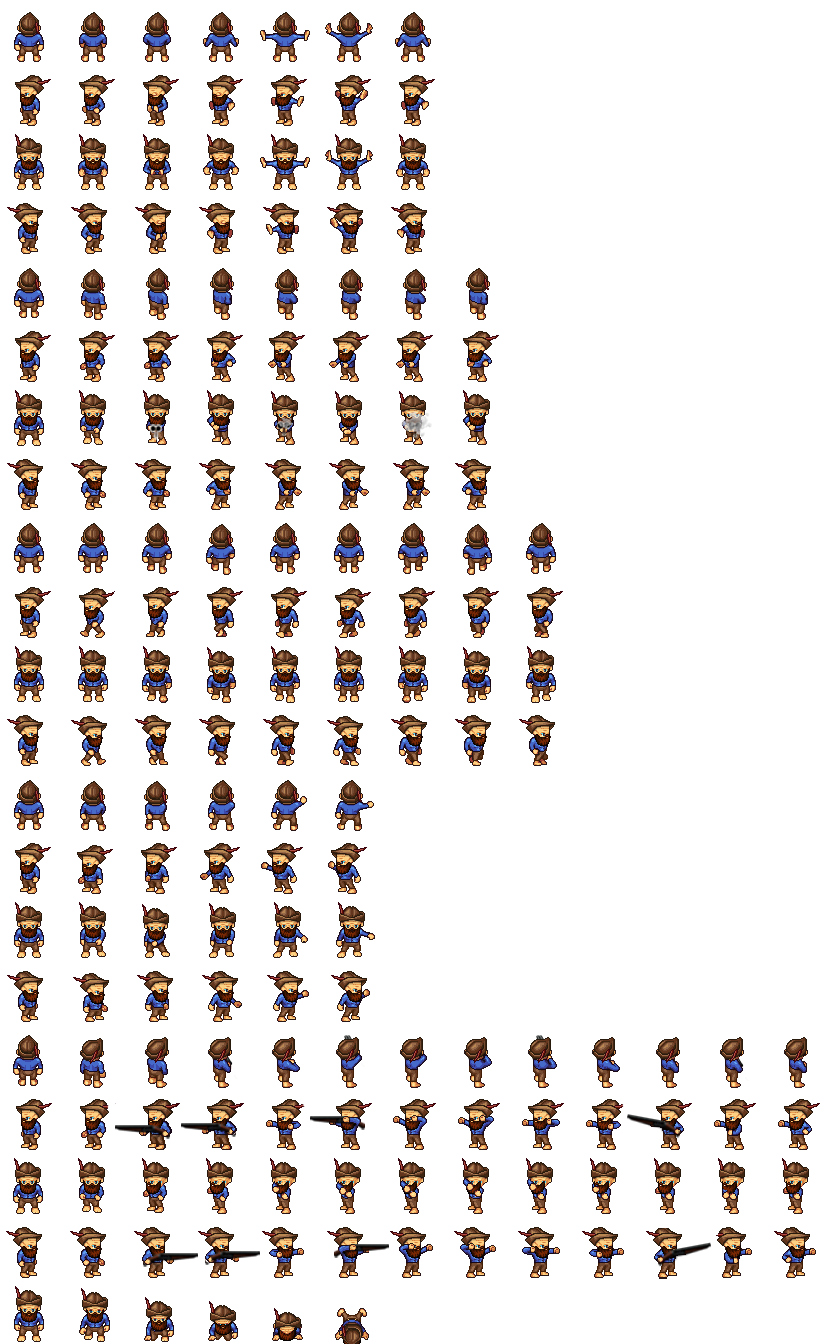
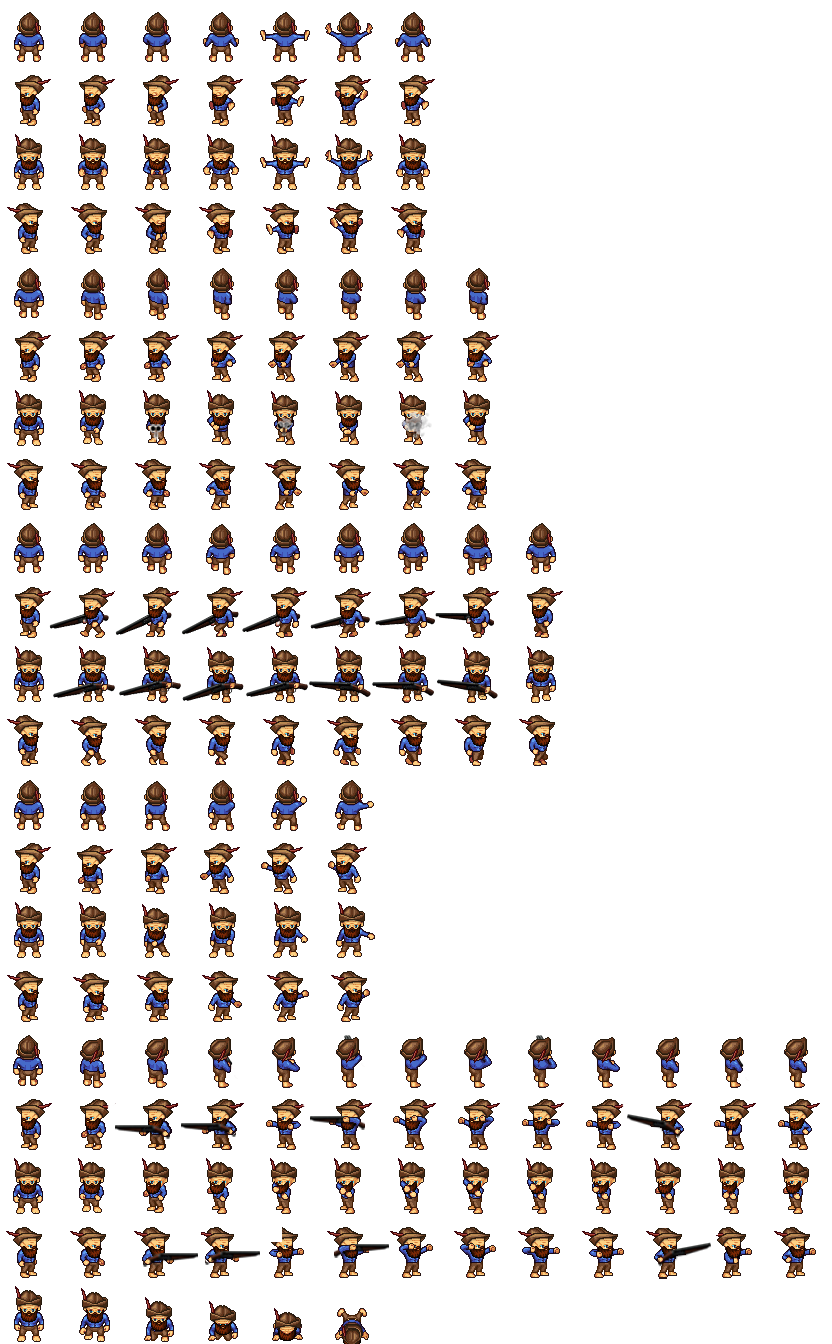
Before/after of a 832 x 1344 layered artwork. What changed in the layer stack:
added layer "Shotgun_left копия 9" above "Shotgun_left копия 18" over bbox(437, 679, 498, 699)
added layer "Shotgun_left копия 18" above "Shotgun_left копия 17" over bbox(119, 680, 181, 696)
added layer "Shotgun_left копия 17" above "Shotgun_left копия 20" over bbox(53, 682, 115, 698)
added layer "Shotgun_left копия 20" above "Shotgun_left копия 21" over bbox(246, 681, 308, 697)
added layer "Shotgun_left копия 21" above "Shotgun_left копия 19" over bbox(372, 682, 434, 696)
added layer "Shotgun_left копия 19" above "Shotgun_left" over bbox(309, 681, 371, 697)
added layer "Shotgun_left" (2nd of 2) above "Слой 1" over bbox(182, 682, 244, 701)
moved "Слой 1" above "Shotgun_left копия 12", painted on it over bbox(49, 611, 498, 1242)
added layer "Shotgun_left копия 12" above "Shotgun_left копия 11" over bbox(49, 614, 109, 629)
added layer "Shotgun_left копия 11" above "Shotgun_left копия 16" over bbox(115, 612, 172, 635)
added layer "Shotgun_left копия 16" above "Shotgun_left копия 15" over bbox(435, 613, 494, 626)
added layer "Shotgun_left копия 15" above "Shotgun_left копия 14" over bbox(375, 615, 435, 626)
added layer "Shotgun_left копия 14" above "Shotgun_left копия 13" over bbox(310, 616, 370, 629)
added layer "Shotgun_left копия 13" above "Shotgun_left копия 10" over bbox(242, 613, 301, 633)
added layer "Shotgun_left копия 10" above "Слой 11" over bbox(181, 611, 239, 635)
moved "Слой 11" above "Слой 10", painted on it over bbox(82, 617, 498, 1105)
moved "Слой 10" above "Слой 14", painted on it over bbox(147, 619, 371, 1105)
added layer "Слой 14" above "Слой 13" over bbox(466, 617, 471, 624)
added layer "Слой 13" above "Слой 12" over bbox(405, 620, 410, 626)
added layer "Слой 12" above "Слой 9" over bbox(340, 620, 344, 627)
painted on "Слой 9" over bbox(202, 619, 243, 698)
